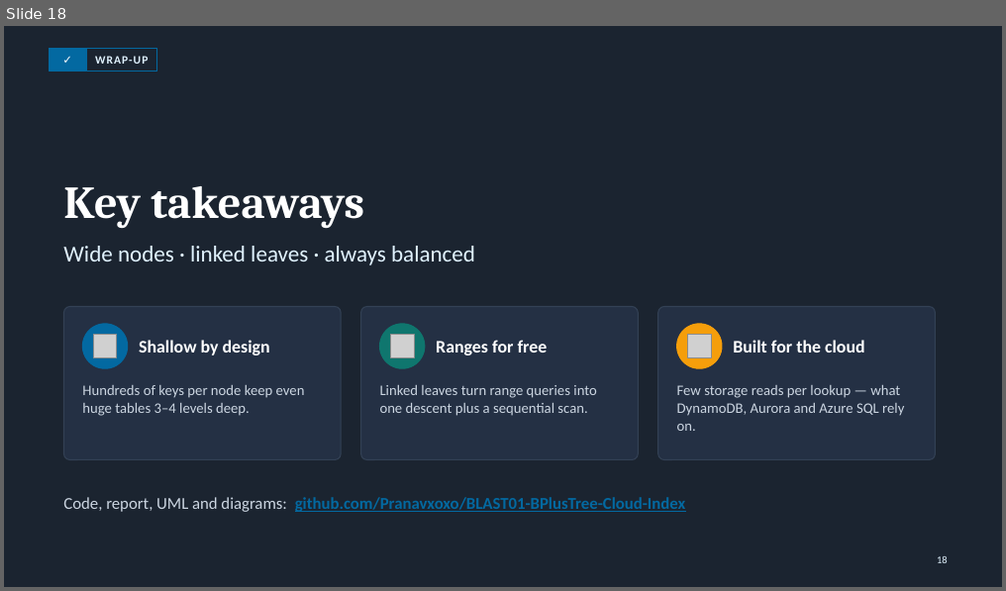
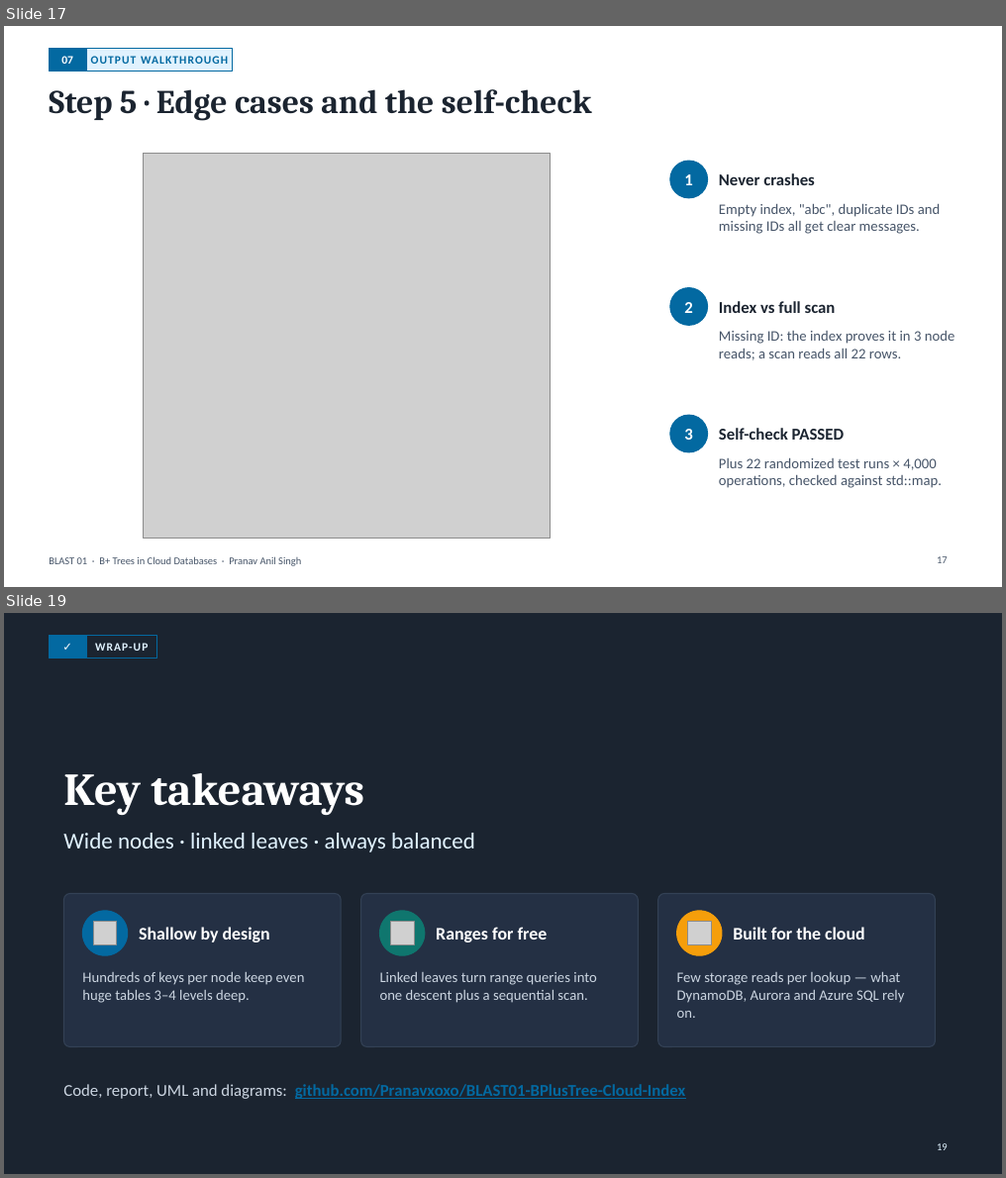
Before and after one commit to Pranavxoxo/BLAST01-BPlusTree-Cloud-Index, a slide deck: docs/BLAST01-Video-Presentation.pptx. Shown one above the other, each under a label of ours: slide 18 before the commit, slides 17 and 19 after it; the slides between them are not shown. The pictures are 1006x591 and 1006x1178 pixels, drawn with LibreOffice and Linux fonts; fonts in the diff are those of the drawing; grey boxes stand for pictures. Boxes give left, top, right and bottom in pixels: in the first picture for what was removed or moved away, otherwise in the second. Text is boxed around its words. In the diff, an @@ line names an element or a change of style, - is before the commit and + after.

Commit message:
Cut video deck to 12 minutes; replace live demo with output walkthrough slides

```diff
--- a/docs/BLAST01-Video-Presentation.pptx
+++ b/docs/BLAST01-Video-Presentation.pptx
@@ slide 17 added at (4, 26, 1002, 587), background #FFFFFF @@
@@ rectangle added at (49, 49, 86, 71), fill #0369A1, outline #0369A1 1 pt @@
@@ rectangle added at (86, 49, 233, 71), fill #E0F2FE, outline #0369A1 1 pt @@
@@ text added at (61, 56, 73, 64), 11 pt, text #FFFFFF, bold @@
+07
@@ text added at (91, 56, 228, 64), 11 pt, text #0369A1, bold @@
+OUTPUT WALKTHROUGH
@@ title added at (49, 89, 592, 121), 32 pt, text #1B2430, bold @@
+Step 5 · Edge cases and the self-check
@@ picture added at (144, 154, 549, 539) @@
@@ ellipse added at (670, 161, 708, 198), fill #0369A1, outline #0369A1 1 pt @@
@@ text added at (719, 174, 815, 185), 16 pt, text #1B2430, bold @@
+Never crashes
@@ text added at (684, 174, 692, 185), 16 pt, text #FFFFFF, bold @@
+1
@@ text added at (719, 203, 941, 234), 14 pt, text #475569 @@
+Empty index, "abc", duplicate IDs and missing IDs all get clear messages.
@@ ellipse added at (670, 288, 708, 325), fill #0369A1, outline #0369A1 1 pt @@
@@ text added at (684, 302, 692, 313), 16 pt, text #FFFFFF, bold @@
+2
@@ text added at (719, 301, 836, 313), 16 pt, text #1B2430, bold @@
+Index vs full scan
@@ text added at (719, 331, 954, 361), 14 pt, text #475569 @@
+Missing ID: the index proves it in 3 node reads; a scan reads all 22 rows.
@@ ellipse added at (670, 415, 708, 453), fill #0369A1, outline #0369A1 1 pt @@
@@ text added at (684, 429, 692, 440), 16 pt, text #FFFFFF, bold @@
+3
@@ text added at (719, 428, 844, 440), 16 pt, text #1B2430, bold @@
+Self-check PASSED
@@ text added at (719, 458, 942, 488), 14 pt, text #475569 @@
+Plus 22 randomized test runs × 4,000 operations, checked against std::map.
@@ text added at (49, 557, 301, 567), 10 pt, text #475569 @@
+BLAST 01 · B+ Trees in Cloud Databases · Pranav Anil Singh
@@ page number added at (937, 557, 947, 564), 10 pt, text #475569 @@
+17
@@ what was slide 18 is now slide 19 @@
```
Also in this commit, not shown: 1 slide changed, 4 other slides added, 4 slides removed, 5 other files.
